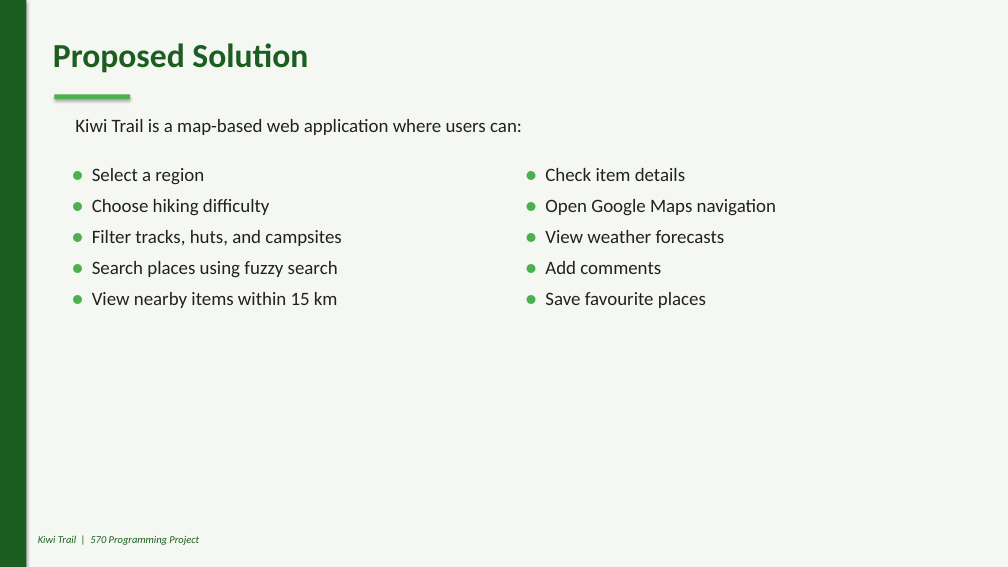
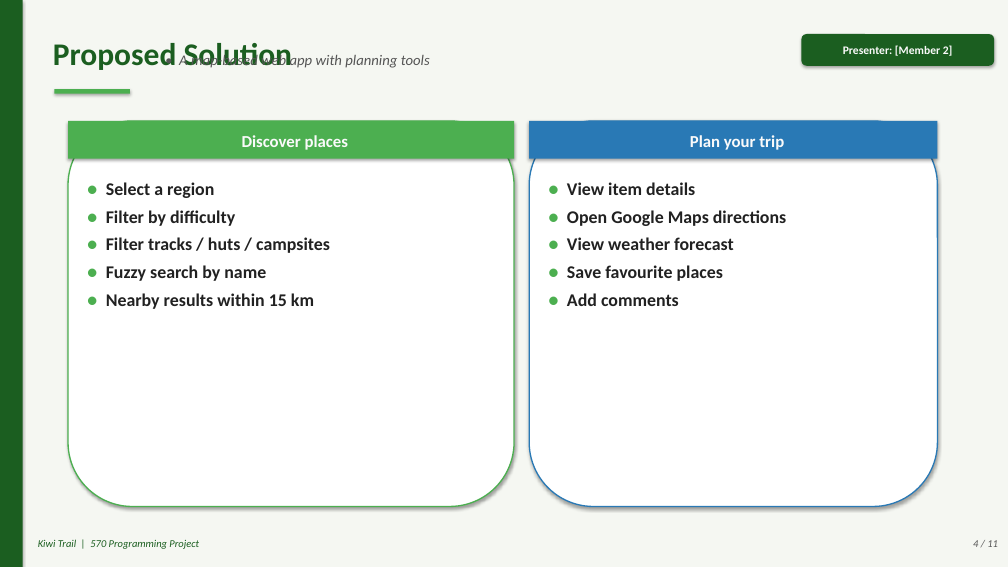
Before and after one commit to alexpan2542-spec/kiwitrail, a slide deck: slide 4 of PythonProject/Kiwi_Trail_Presentation.pptx. Drawn at 1008x567 pixels with LibreOffice and Linux fonts; fonts in the diff are those of the drawing. Boxes give left, top, right and bottom in pixels: in the first picture for what was removed or moved away, otherwise in the second. Text is boxed around its words. In the diff, an @@ line names an element or a change of style, - is before the commit and + after.

```diff
--- a/PythonProject/Kiwi_Trail_Presentation.pptx
+++ b/PythonProject/Kiwi_Trail_Presentation.pptx
@@ text "Proposed Solution" at [53, 43, 293, 70]: size 32 to 30 pt @@
@@ text added at [191, 52, 430, 69], 14 pt, text #555555, italic @@
+• A map-based web app with planning tools
@@ rounded rectangle added at [802, 34, 994, 66], fill #1B5E20, 11 pt, text #FAFAFA, bold @@
+Presenter: [Member 2]
@@ rectangle: place and size @@
-rectangle at [54, 95, 130, 99]
+rectangle at [54, 89, 130, 94]
@@ text removed at [75, 119, 522, 135] @@
-Kiwi Trail is a map-based web application where users can:
@@ rounded rectangle added at [68, 121, 514, 507], fill #FFFFFF, outline #4CAF50 1.25 pt @@
@@ rectangle added at [68, 121, 514, 159], fill #4CAF50, 16 pt, text #FAFAFA, bold @@
+Discover places
@@ rounded rectangle added at [529, 121, 938, 507], fill #FFFFFF, outline #2979B5 1.25 pt @@
@@ rectangle added at [529, 121, 938, 159], fill #2979B5, 16 pt, text #FAFAFA, bold @@
+Plan your trip
@@ text "● Select a region": place and size @@
-text "● Select a region" at [92, 168, 341, 308]
+text "● Select a region" at [106, 182, 330, 309]
@@ text "● View item details": place and size @@
-text "● View item details" at [545, 168, 776, 308]
+text "● View item details" at [567, 182, 786, 306]
@@ text at [106, 182, 214, 198]: size 18 to 17 pt in "● Select a region"; bold on in "Select a region"; less space between paragraphs @@
@@ text at [567, 182, 786, 281]: text changed; size 18 to 17 pt; bold on @@
-● Check item details
-● Open Google Maps navigation
-● View weather forecasts
+● View item details
+● Open Google Maps directions
+● View weather forecast
+● Save favourite places
@@ text at [106, 210, 330, 309]: text changed; size 18 to 17 pt; bold on @@
-● Choose hiking difficulty
-● Filter tracks, huts, and campsites
-● Search places using fuzzy search
-● View nearby items within 15 km
+● Filter by difficulty
+● Filter tracks / huts / campsites
+● Fuzzy search by name
+● Nearby results within 15 km
@@ text at [545, 292, 706, 308]: paragraph removed @@
-● Save favourite places
@@ text at [567, 293, 679, 306]: size 18 to 17 pt in "● Add comments"; bold on in "Add comments"; less space between paragraphs @@
@@ text "Kiwi Trail | 570 Programming ...": place and size @@
-text "Kiwi Trail | 570 Programming ..." at [38, 535, 199, 545]
+text "Kiwi Trail | 570 Programming ..." at [38, 539, 199, 549]
@@ text added at [973, 540, 998, 547], 10 pt, text #555555, italic @@
+4 / 11
```
Also in this commit, not shown: 4 other slides changed, 6 slides added, 8 slides removed, 1 other file.
